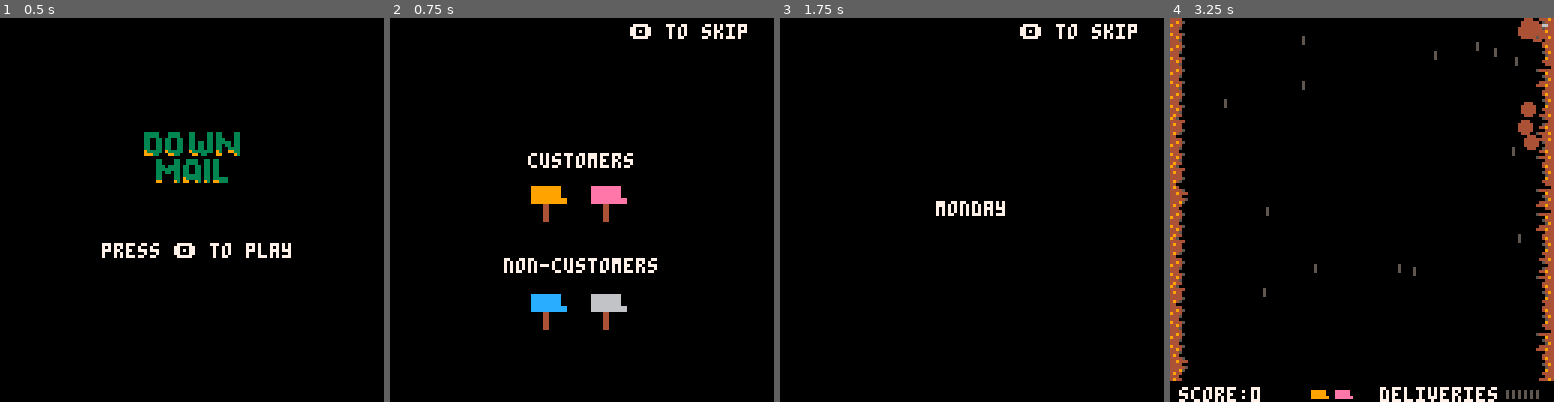
Above: before the commit, frames 1-4 (left to right).
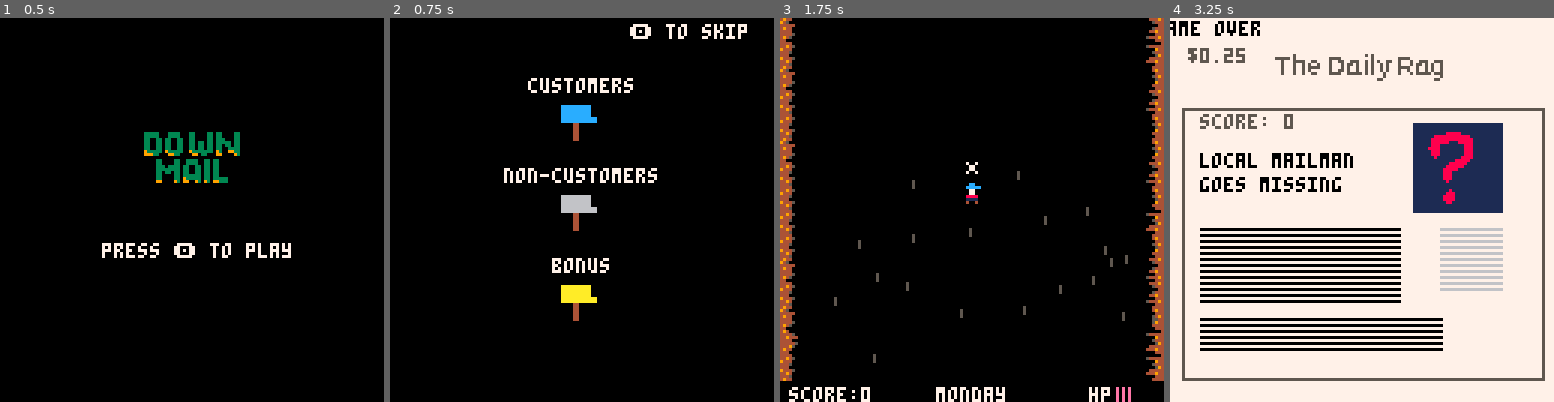
Above: after the commit, the same moments.

Repository: sugarvoid/down-mail
Game: PICO-8 cartridge down_mail.p8
Same seed, same stepped clock (60 frames per second), same inputs: the game is played once before the commit and once after it.
Inputs:
- Up to frame 1 (0.5 s): tap X (X key) at 0.33 s
- Up to frame 2 (0.75 s): tap O (Z key) at 0.7 s
- Up to frame 3 (1.75 s): tap X (X key) at 1.07 s; hold Right from 1.6 s (still down); tap O (Z key) at 1.7 s
- Up to frame 4 (3.25 s): tap X (X key) at 1.85, 2.97 s; release Right at 2.1 s; tap O (Z key) at 2.1, 2.5, 2.9 s; hold Up 2.15-2.42 s; hold Right 2.47-3.03 s; hold Left from 3.08 s (still down)

Frame 1 is identical in both runs. In frame 2, 5.6% of the frame differs, in the area x 29-70%, y 15-82%; in frame 3, 8.2%; in frame 4, 89%, in the area x 0-100%, y 0-100%.

Commit message:
Start on making game endless

Diff:
--- a/src/dog.lua
+++ b/src/dog.lua
@@ -24,7 +24,7 @@
     d.damaged = false
     --d.dir = 0
     --d.dx = 1.3
-    d.dst_y = randi_rang(20, 90)
+    d.dst_y = randi_rang(20, 80)
 
 
     --d.dst_y = 50
@@ -61,7 +61,7 @@
     self.anmi_t+=1
 
     if self.y <= self.dst_y and not self.in_play then
-        self.y += .5
+        self.y += 1
     else
         sfx(-2, 3)
         self.in_play = true
--- a/src/letter.lua
+++ b/src/letter.lua
@@ -20,14 +20,14 @@
             if is_colliding(self, mb) and not mb.damaged and mb.empty then
                 if self.x < mb.x then
                     if mb.facing_l then
-                        sfx(8)
+                        --sfx(8)
                         mb:on_good_letter(self.score_mul)
                     else
                         explode(self.x, self.y, 2, 2, 7, 10)
                     end
                 else
                     if not mb.facing_l then
-                        sfx(8)
+                        --sfx(8)
                         mb:on_good_letter(self.score_mul)
                     else
                         explode(self.x, self.y, 2, 2, 7, 10)
--- a/src/mailbox.lua
+++ b/src/mailbox.lua
@@ -4,17 +4,45 @@
 
 function spawn_mbox(lane)
     local _mb = setmetatable({}, mailbox)
+    _mb.m_type = nil -- 1=customer, 2=non_customers, 3=bonus
+
+
+    local rand = rnd()
+	local _type
+
+    print_debug(rand)
+    _mb.speed = rnd({0.7, 0.9, 1.4 })
+
+	if rand <= 0.50 then -- 50% chance for customer
+        _mb.m_type = 1
+        _mb.b_col = 12
+		--_mailbox.m_type = "customer"
+		--_mailbox.frame = 5
+	elseif rand <= 0.90 then -- 40% chance for non_customer (this will cover the range from 0.50 to 0.90)
+		_mb.m_type = 2
+        _mb.b_col = 6
+        --_mailbox.m_type = "non_customer"
+		--_mailbox.frame = 8
+	else                 -- 10% chance for bonus (this will cover the range from 0.90 to 1)
+		_mb.m_type = 3
+        _mb.b_col = 10
+        _mb.speed = 1.6
+        --_mailbox.m_type = "bonus"
+		--_mailbox.frame = 2
+	end
+
+
     _mb.lane = lane
     _mb.x = lanes[lane][1]
     _mb.y = 128
     _mb.facing_l = _mb.x > 128 / 2
-    _mb.b_col = rnd(cols)
+    --_mb.b_col = rnd(cols)
     _mb.img = 21
     _mb.empty = true
     _mb.damaged = false
     _mb.dir = 0
     _mb.dx = 1.3
-    _mb.speed = rnd({0.7, 0.9, 1.4 })
+
     add(mailboxes, _mb)
     update_lane(lane, true)
     reset_mb_timer()
@@ -66,15 +94,20 @@
     return false
 end
 
-function mailbox:check()
+function mailbox:check(points)
     if not self.empty and not self.damaged then
-        --FIXME: Not working
-        if is_customer(self.b_col) then
+        if self.m_type == 1 then
             deliveries[1] += 1
-           -- sfx(4)
+            score += (10 * flr(points))
+            sfx(4)
+        elseif self.m_type == 2 then
+            score += 5
+            deliveries[2] += 1
+            sfx(5)
         else
-            deliveries[2] += 1
-            --sfx(5)
+            score += (10 * flr(points) * 1.5)
+            deliveries[3] += 1
+            sfx(21)
         end
         deliveries_left -= 1
         if deliveries_left == 0 then
@@ -82,19 +115,14 @@
             sfx(2)
             clear_objs()
             spawner.running = false
-            --goto_bonus()
-            --advance_day()
         end
     end
-
 end
 
 function mailbox:on_good_letter(_score)
-
     self.empty = false
-   self:check()
+    self:check(_score)
     self.img = 20
-    score += (10 * flr(_score))
     explode(self.x, self.y, 2, 6, self.b_col, 10)
     self.speed = 4
 end
--- a/src/main.lua
+++ b/src/main.lua
@@ -7,7 +7,7 @@
 game_over_x = -10
 score = 0
 bouns_timer = 0
-deliveries = { 0, 0 }
+deliveries = { 0, 0, 0}
 goto_bonus_tmr = 60
 offset = 0
 ending = 0
@@ -16,13 +16,15 @@
 day = 1
 days = { "monday", "tuesday", "wednesday", "thursday", "friday", "saturday", "sunday" }
 days_needed = 3
+
+day_duration = 20 * 30
+
 intro_t = 30 * 6
 day_t = 30 * 6
 post_t = 30 * 8
 gamestates = {
     title = 0,
     day_intro = 1,
-    day_title = 2,
     game = 3,
     bonus = 4,
     gameover = 5,
@@ -62,7 +64,7 @@
 function restart_game()
     day = 1
     deliveries_left = deliveries_needed
-    deliveries = { 0, 0 }
+    deliveries = { 0, 0, 0 }
     intro_t = 30 * 6
     day_t = 30 * 6
     post_t = 30 * 8
@@ -88,8 +90,8 @@
     if g_state == gamestates.title then
     elseif g_state == gamestates.day_intro then
         update_intro()
-    elseif g_state == gamestates.day_title then
-        update_day()
+    -- elseif g_state == gamestates.day_title then
+    --     update_day()
     elseif g_state == gamestates.game then
         update_play()
     elseif g_state == gamestates.bonus then
@@ -106,8 +108,8 @@
         draw_title()
     elseif g_state == gamestates.day_intro then
         draw_intro()
-    elseif g_state == gamestates.day_title then
-        draw_day()
+    -- elseif g_state == gamestates.day_title then
+    --     draw_day()
     elseif g_state == gamestates.game then
         screen_shake()
         draw_play()
@@ -131,8 +133,8 @@
             g_state = gamestates.day_intro
         elseif g_state == gamestates.day_intro then
             intro_t = 0
-        elseif g_state == gamestates.day_title then
-            day_t = 0
+        -- elseif g_state == gamestates.day_title then
+        --     day_t = 0
         elseif g_state == gamestates.post_day then
             post_t = 0
         elseif g_state == gamestates.game then
@@ -210,26 +212,27 @@
 function update_intro()
     intro_t -= 1
     if intro_t <= 0 then
-        change_state(gamestates.day_title)
+        spawner:start()
+        change_state(gamestates.game)
     end
 end
 
 function update_postday()
     post_t -= 1
     if post_t <= 0 then
-        change_state(gamestates.day_intro)
-        deliveries = { 0, 0 }
-    end
-end
-
-function update_day()
-    day_t -= 1
-    if day_t <= 0 then
-        g_state = gamestates.game
-        spawner:start()
-        --music(1)
-    end
-end
+        change_state(gamestates.game)
+        --deliveries = { 0, 0, 0 }
+    end
+end
+
+-- function update_day()
+--     day_t -= 1
+--     if day_t <= 0 then
+--         g_state = gamestates.game
+--         spawner:start()
+--         --music(1)
+--     end
+-- end
 
 function update_bonus()
     bouns_timer -= 1
@@ -304,20 +307,22 @@
 
 function draw_intro()
     cls()
-    print("customers", hcenter("customers"), 45, 7)
-    print("non-customers", hcenter("non-customers"), 80, 7)
-
-    for k, v in pairs(customers) do
-        pal(6, v)
-        sspr(56, 8, 8, 8, 25 + (20 * k), 52, 16, 16)
+    print("customers", hcenter("customers"), 20, 7)
+    print("non-customers", hcenter("non-customers"), 50, 7)
+    print("bonus", hcenter("bonus"), 80, 7)
+
+        pal(6, 12)
+        sspr(56, 8, 8, 8, 25 + (30 * 1), 25, 16, 16)
         pal()
-    end
-
-    for k, v in pairs(non_customers) do
-        pal(6, v)
-        sspr(56, 8, 8, 8, 25 + (20 * k), 88, 16, 16)
+
+
+        sspr(56, 8, 8, 8, 25 + (30 * 1), 55, 16, 16)
+
+
+
+        pal(6, 10)
+        sspr(56, 8, 8, 8, 25 + (30 * 1), 85, 16, 16)
         pal()
-    end
 
     draw_skip()
 end
@@ -384,23 +389,34 @@
 function draw_gui()
     rectfill(0, 121, 128, 128, 0)
     print("score:" .. score, 3, 123, 7)
-    print("deliveries", 70, 123, 7)
-    for i = 1, deliveries_needed, 1 do
+    print("hp", 103, 123, 7)
+
+
+
+    for i = 1, p1.max_health, 1 do
+        pset(110 + (2 * i), 123, 5)
         pset(110 + (2 * i), 124, 5)
         pset(110 + (2 * i), 125, 5)
         pset(110 + (2 * i), 126, 5)
-    end
-    for i = 1, (deliveries[1] + deliveries[2]), 1 do
-        pset(110 + (2 * i), 124, 7)
-        pset(110 + (2 * i), 125, 7)
-        pset(110 + (2 * i), 126, 7)
-    end
-
-        for k, v in pairs(customers) do
-            pal(6, v)
-            spr(16, 38 + (8 * k), 122)
-            pal()
-        end
+        pset(110 + (2 * i), 127, 5)
+    end
+
+    for i = 1, p1.life, 1 do
+        pset(110 + (2 * i), 123, 14)
+        pset(110 + (2 * i), 124, 14)
+        pset(110 + (2 * i), 125, 14)
+        pset(110 + (2 * i), 126, 14)
+        pset(110 + (2 * i), 127, 14)
+    end
+
+
+       -- for k, v in pairs(customers) do
+          --  pal(6, v)
+          --  spr(16, 38 + (8 * k), 122)
+          --  pal()
+        --end
+
+    print (days[day], hcenter(days[day]), 123, 7)
 
 
 
@@ -545,11 +561,6 @@
     end
 end
 
---function calc_dist2(x1,y1,x2,y2)
---return abs(x1-x2)+abs(y1-y2)
---end
-
-
 function dist(a, b)
     return abs(a.x - b.x) + abs(a.y - b.y)
 end
--- a/src/player.lua
+++ b/src/player.lua
@@ -1,7 +1,6 @@
 player = {}
 player.__index = player
 
-local max_health = 3
 
 function init_player()
     local _p = setmetatable({}, player)
@@ -20,7 +19,8 @@
     _p.is_chute_open = true
     _p.chute_spr = nil
     _p.chute_open_spr = 7
-    _p.life = max_health
+    _p.max_health = 3
+    _p.life = _p.max_health
     _p.thr_anmi = 0
     _p.move_speed = 1.5
     _p.speed = 1
--- a/src/spawner.lua
+++ b/src/spawner.lua
@@ -16,12 +16,11 @@
     start = function(self)
         self.rock_1 = randsec_rang(3, 10)
         self.rock_2 = randsec_rang(3, 10)
-        self.mail_box = randsec_rang(3, 10)
+        self.mail_box = 60 --randsec_rang(3, 10)
         self.mail_box_2 = randsec_rang(3, 10)
 
         self.dog = randsec_rang(5, 10)
         self.ring = 30
-        self.ammo = 30
         self.running = true
     end,
 
@@ -33,7 +32,6 @@
                 self.mail_box -= 1
                 self.mail_box_2 -= 1
                 self.dog -= 1
-                self.ammo -= 1
 
                 if self.rock_1 <= 0 then
                     local lane = get_available_lane()
--- a/src/wind.lua
+++ b/src/wind.lua
@@ -4,7 +4,7 @@
 
 function wind_line:new()
     local _w=setmetatable({},wind_line)
-    _w.speed=randi_rang(2,5)
+    _w.speed=randi_rang(3,7)
     _w:reset()
     return _w
 end
@@ -33,7 +33,7 @@
 end
 
 function init_wind()
-    for i=0,15 do
+    for i=0,30 do
         add(objects.back,wind_line:new())
     end
 end
Not shown, changed: the sound effects (__sfx__) section of down_mail.p8
Not shown, changed: readme.md
